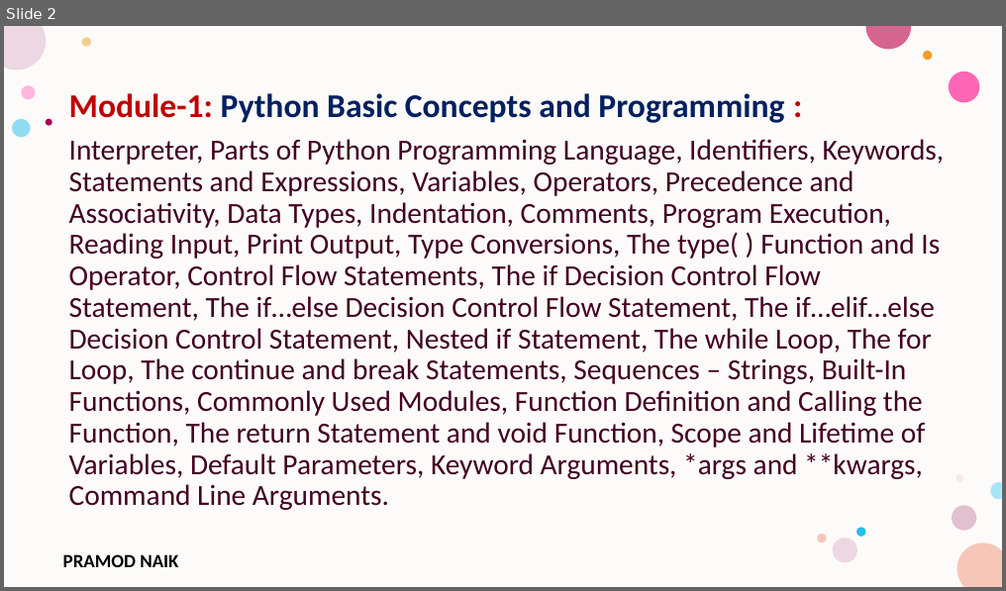
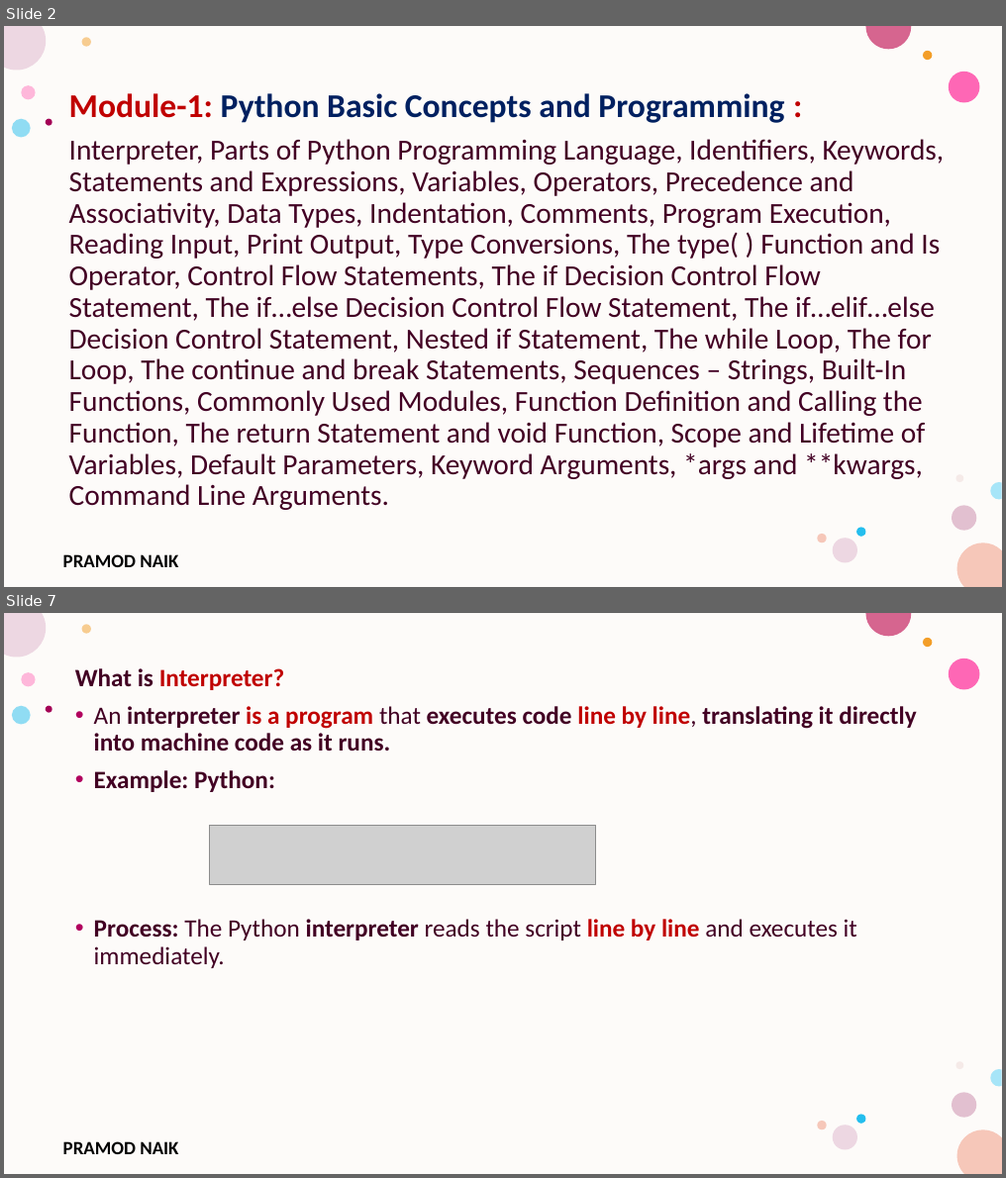
Before and after one commit to PRAMOD-VISHNU-NAIK/MCA-4th-Sem-Python-Shridevi-College, a slide deck: Theory Class-Notes/Module-1 Python Basic Concepts and Programming.pptx. Shown one above the other, each under a label of ours: slide 2 before the commit, slides 2 and 7 after it; the slides between them are not shown. The pictures are 1006x591 and 1006x1178 pixels, drawn with LibreOffice and Linux fonts; fonts in the diff are those of the drawing; grey boxes stand for pictures; background and template pictures are left out. Boxes give left, top, right and bottom in pixels: in the first picture for what was removed or moved away, otherwise in the second. Text is boxed around its words. In the diff, an @@ line names an element or a change of style, - is before the commit and + after.

```diff
--- a/Theory Class-Notes/Module-1 Python Basic Concepts and Programming.pptx
+++ b/Theory Class-Notes/Module-1 Python Basic Concepts and Programming.pptx
@@ slide 7 added at <box>4,613,1002,1174</box>, background #FFFFFF; not listed: 17 template elements that a slide beside it also shows @@
@@ text added at <box>75,668,916,968</box>, 24 pt, text #420023, bold @@
+What is Interpreter?
+• An interpreter is a program that executes code line by line, translating it directly into machine code as it runs.
+• Example: Python:
+• Process: The Python interpreter reads the script line by line and executes it immediately.
@@ picture added at <box>210,825,596,884</box> @@
```
Also in this commit, not shown: 16 other slides added.
